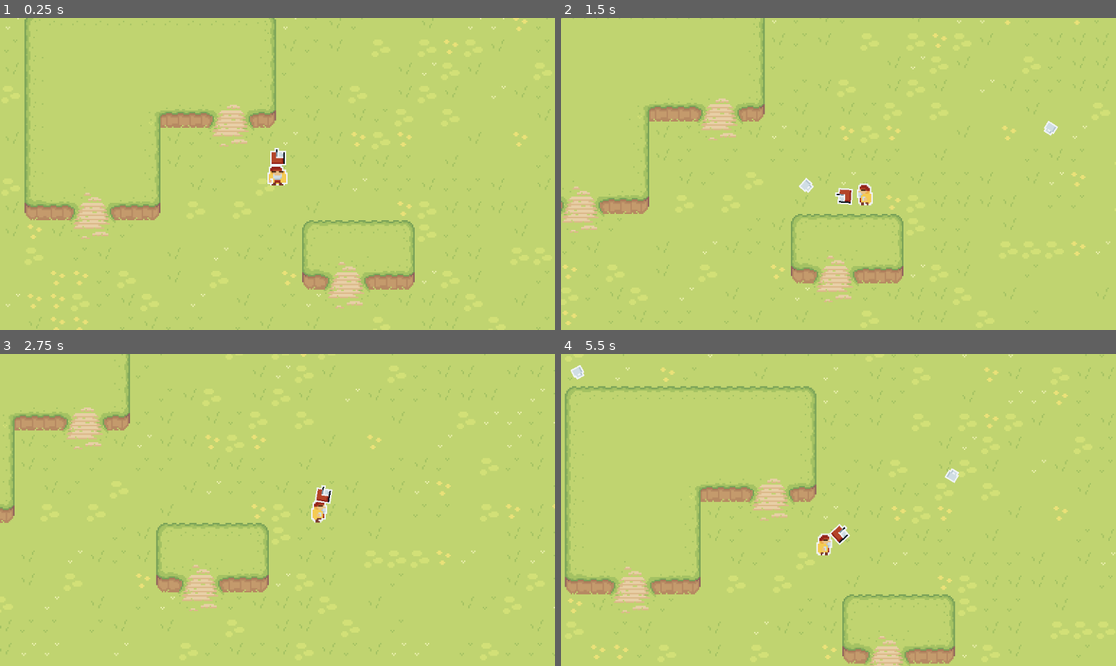
Above: before the commit, frames 1-4 (two rows, left to right).
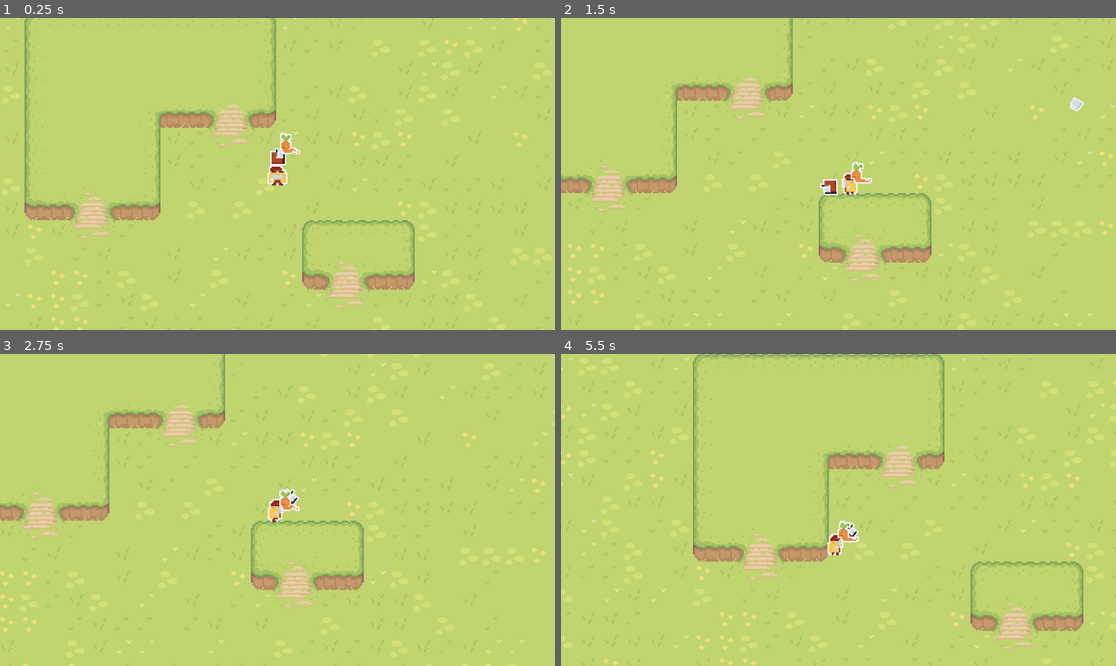
Above: after the commit, the same moments.

Repository: iAn999891/GODOTGAME
Game: Godot game, scene res://Scene/game_scene.tscn
Two runs of this game, one before a commit and one after it. Both use one fixed random seed, a clock stepped at 60 frames per second and the inputs below.
Inputs (mouse positions are in pixels of both pictures, inside the frame that each line leads up to):
- Up to frame 1 (0.25 s): no input
- Up to frame 2 (1.5 s): move the mouse to (960, 158) at 0.52 s; hold D (Move_right) 0.53-1.28 s; click (960, 158) at 0.6 s; move the mouse to (727, 189) at 1.27 s; hold S (Move_down) from 1.28 s (still down); click (727, 189) at 1.35 s
- Up to frame 3 (2.75 s): move the mouse to (333, 441) at 2.02 s; release S (Move_down) at 2.03 s; hold D (Move_right) from 2.03 s (still down); click (333, 441) at 2.1 s
- Up to frame 4 (5.5 s): move the mouse to (810, 572) at 2.77 s; release D (Move_right) at 2.78 s; hold W (Move_up) 2.78-3.53 s; click (810, 572) at 2.85 s; move the mouse to (1005, 556) at 3.52 s; hold A (Move_left) 3.53-5.03 s; click (1005, 556) at 3.6 s; move the mouse to (672, 463) at 4.27 s; click (672, 463) at 4.35 s; move the mouse to (866, 510) at 5.02 s; hold S (Move_down) from 5.03 s (still down); click (866, 510) at 5.1 s

The runs differ from the first frame. In frame 1, 0.2% of the frame differs, in the area x 50-55%, y 36-44%; in frame 2, 12%; in frame 3, 10%; in frame 4, 15%, in the area x 0-100%, y 0-100%.

Commit message:
the enemies had great movment

Diff:
--- a/will-and-ian-godot-game-/Scene/Bullet.tscn
+++ b/will-and-ian-godot-game-/Scene/Bullet.tscn
@@ -4,7 +4,10 @@
 [ext_resource type="Texture2D" uid="uid://c331bwmj04n7l" path="res://Assets/pixil-frame-0-2.png" id="2_atepo"]
 [ext_resource type="Script" uid="uid://brm4afmgkqr88" path="res://Scripts/Bullet_spin.gd" id="3_mxv70"]
 
-[node name="Bullet" type="Node2D" unique_id=571488683]
+[sub_resource type="RectangleShape2D" id="RectangleShape2D_ckvpt"]
+size = Vector2(8, 8)
+
+[node name="Bullet" type="Area2D" unique_id=2030396150]
 script = ExtResource("1_ckvpt")
 
 [node name="VisibleOnScreenNotifier2D" type="VisibleOnScreenNotifier2D" parent="." unique_id=197654034]
@@ -17,4 +20,8 @@
 texture = ExtResource("2_atepo")
 script = ExtResource("3_mxv70")
 
+[node name="CollisionShape2D" type="CollisionShape2D" parent="." unique_id=1376494657]
+shape = SubResource("RectangleShape2D_ckvpt")
+
+[connection signal="body_entered" from="." to="." method="_on_body_entered"]
 [connection signal="screen_exited" from="VisibleOnScreenNotifier2D" to="." method="_on_visible_on_screen_notifier_2d_screen_exited"]
--- a/will-and-ian-godot-game-/Scene/Gun.tscn
+++ b/will-and-ian-godot-game-/Scene/Gun.tscn
@@ -12,4 +12,5 @@
 texture = ExtResource("2_00sm7")
 
 [node name="Marker2D" type="Marker2D" parent="Sprite2D" unique_id=1494456927]
+unique_name_in_owner = true
 position = Vector2(3, 2)
--- a/will-and-ian-godot-game-/Scene/Player.tscn
+++ b/will-and-ian-godot-game-/Scene/Player.tscn
@@ -75,8 +75,12 @@
 }]
 
 [sub_resource type="CapsuleShape2D" id="CapsuleShape2D_jvxg0"]
-radius = 5.0
-height = 12.0
+radius = 4.0
+height = 10.0
+
+[sub_resource type="CapsuleShape2D" id="CapsuleShape2D_mud5u"]
+radius = 6.0
+height = 14.0
 
 [node name="Player" type="CharacterBody2D" unique_id=1848780568]
 motion_mode = 1
@@ -97,3 +101,13 @@
 
 [node name="Gun" parent="." unique_id=1872596931 instance=ExtResource("4_mud5u")]
 position = Vector2(0, 2)
+
+[node name="Hitbox" type="Area2D" parent="." unique_id=1986728810]
+unique_name_in_owner = true
+collision_layer = 0
+collision_mask = 2
+
+[node name="Hitbox Shape" type="CollisionShape2D" parent="Hitbox" unique_id=1765543245]
+position = Vector2(0, 2)
+shape = SubResource("CapsuleShape2D_mud5u")
+debug_color = Color(0.7828184, 0.4113323, 0.39118412, 0.41960785)
--- a/will-and-ian-godot-game-/Scene/game_scene.tscn
+++ b/will-and-ian-godot-game-/Scene/game_scene.tscn
@@ -7,6 +7,7 @@
 [ext_resource type="Texture2D" uid="uid://c1x7t6cqfax0x" path="res://Assets/Tilesets/Tilled Dirt.png" id="3_f38sd"]
 [ext_resource type="Texture2D" uid="uid://cx8do8lkru762" path="res://Assets/Tilesets/Tilled_Dirt_v2.png" id="4_m5do6"]
 [ext_resource type="Texture2D" uid="uid://cqxl1wxwona87" path="res://Assets/Tilesets/Tilled_Dirt_Wide.png" id="4_ugwxx"]
+[ext_resource type="PackedScene" uid="uid://5n01jdrnb7qo" path="res://Scene/mob.tscn" id="8_ee6vw"]
 
 [sub_resource type="TileSetAtlasSource" id="TileSetAtlasSource_k031u"]
 texture = ExtResource("1_m5do6")
@@ -552,3 +553,6 @@
 zoom = Vector2(3, 3)
 position_smoothing_enabled = true
 position_smoothing_speed = 2.5
+
+[node name="Mob" parent="." unique_id=1509565561 instance=ExtResource("8_ee6vw")]
+position = Vector2(14, -37)
--- /dev/null
+++ b/will-and-ian-godot-game-/Scene/mob.gd
@@ -0,0 +1,16 @@
+extends CharacterBody2D
+
+var health = 5
+
+@onready var player = get_node("/root/Game_scene/Player")
+
+func _physics_process(delta):
+	var direction = global_position.direction_to(player.global_position)
+	velocity = direction * 70
+	move_and_slide()
+
+func take_damage():
+	health -= 1
+
+	if health == 0:
+		queue_free()
--- /dev/null
+++ b/will-and-ian-godot-game-/Scene/mob.tscn
@@ -0,0 +1,64 @@
+[gd_scene format=3 uid="uid://5n01jdrnb7qo"]
+
+[ext_resource type="Script" uid="uid://b1121ijvf1nqa" path="res://Scene/mob.gd" id="1_j0k6o"]
+[ext_resource type="Texture2D" uid="uid://doyqfggds1qik" path="res://Assets/pixilart-sprite-10.png" id="1_s8skk"]
+
+[sub_resource type="AtlasTexture" id="AtlasTexture_j0k6o"]
+atlas = ExtResource("1_s8skk")
+region = Rect2(0, 0, 16, 16)
+
+[sub_resource type="AtlasTexture" id="AtlasTexture_r6qkr"]
+atlas = ExtResource("1_s8skk")
+region = Rect2(16, 0, 16, 16)
+
+[sub_resource type="AtlasTexture" id="AtlasTexture_jn6mr"]
+atlas = ExtResource("1_s8skk")
+region = Rect2(32, 0, 16, 16)
+
+[sub_resource type="AtlasTexture" id="AtlasTexture_n7ncj"]
+atlas = ExtResource("1_s8skk")
+region = Rect2(48, 0, 16, 16)
+
+[sub_resource type="AtlasTexture" id="AtlasTexture_q1snj"]
+atlas = ExtResource("1_s8skk")
+region = Rect2(64, 0, 16, 16)
+
+[sub_resource type="SpriteFrames" id="SpriteFrames_je71b"]
+animations = [{
+"frames": [{
+"duration": 1.0,
+"texture": SubResource("AtlasTexture_j0k6o")
+}, {
+"duration": 1.0,
+"texture": SubResource("AtlasTexture_r6qkr")
+}, {
+"duration": 1.0,
+"texture": SubResource("AtlasTexture_jn6mr")
+}, {
+"duration": 1.0,
+"texture": SubResource("AtlasTexture_n7ncj")
+}, {
+"duration": 1.0,
+"texture": SubResource("AtlasTexture_q1snj")
+}],
+"loop": true,
+"name": &"Walk",
+"speed": 10.0
+}]
+
+[sub_resource type="CapsuleShape2D" id="CapsuleShape2D_piucu"]
+radius = 7.0
+height = 14.0
+
+[node name="Mob" type="CharacterBody2D" unique_id=1509565561]
+script = ExtResource("1_j0k6o")
+
+[node name="Carrot" type="AnimatedSprite2D" parent="." unique_id=699888895]
+texture_filter = 1
+sprite_frames = SubResource("SpriteFrames_je71b")
+animation = &"Walk"
+autoplay = "Walk"
+frame_progress = 0.9170388
+
+[node name="CollisionShape2D" type="CollisionShape2D" parent="." unique_id=1764786532]
+shape = SubResource("CapsuleShape2D_piucu")
--- a/will-and-ian-godot-game-/Scripts/Bullet.gd
+++ b/will-and-ian-godot-game-/Scripts/Bullet.gd
@@ -9,3 +9,9 @@
 
 func _on_visible_on_screen_notifier_2d_screen_exited() -> void:
 	queue_free()
+
+
+func _on_body_entered(body: Node2D) -> void:
+	queue_free()
+	if body.has_method("take_damage"):
+		body.take_damage()
--- a/will-and-ian-godot-game-/Scripts/Gun.gd
+++ b/will-and-ian-godot-game-/Scripts/Gun.gd
@@ -18,3 +18,9 @@
 		get_tree().root.add_child(bullet_instance)
 		bullet_instance.global_position = muzzle.global_position
 		bullet_instance.rotation = rotation
+
+func Fire():
+	const BULLET = preload("res://Scene/Bullet.tscn")
+	var new_bullet = BULLET.instantiate()
+	new_bullet.global_position = %ShootingPoint.global_postion
+	%ShootingPoint.add_child(new_bullet)
--- a/will-and-ian-godot-game-/Scripts/Player_movment.gd
+++ b/will-and-ian-godot-game-/Scripts/Player_movment.gd
@@ -2,6 +2,10 @@
 
 @export var movement_speed : float = 500
 var character_direction : Vector2
+
+signal health_depleted
+
+var health = 150.0
 
 func _physics_process(_delta):
 	if get_global_mouse_position().x < global_position.x:
@@ -24,3 +28,10 @@
 		if %sprite.animation != "Idle": %sprite.animation = "Idle"
 
 	move_and_slide()
+
+	const DAMAGE_RATE = 500
+	var overlapping_mobs = %Hitbox.get_overlapping_bodies()
+	if overlapping_mobs.size() > 0:
+		health -= DAMAGE_RATE * overlapping_mobs.size() * _delta
+		if health <= 0.0:
+			health_depleted.emit()
Not shown, added: will-and-ian-godot-game-/Scene/mob.gd.uid
